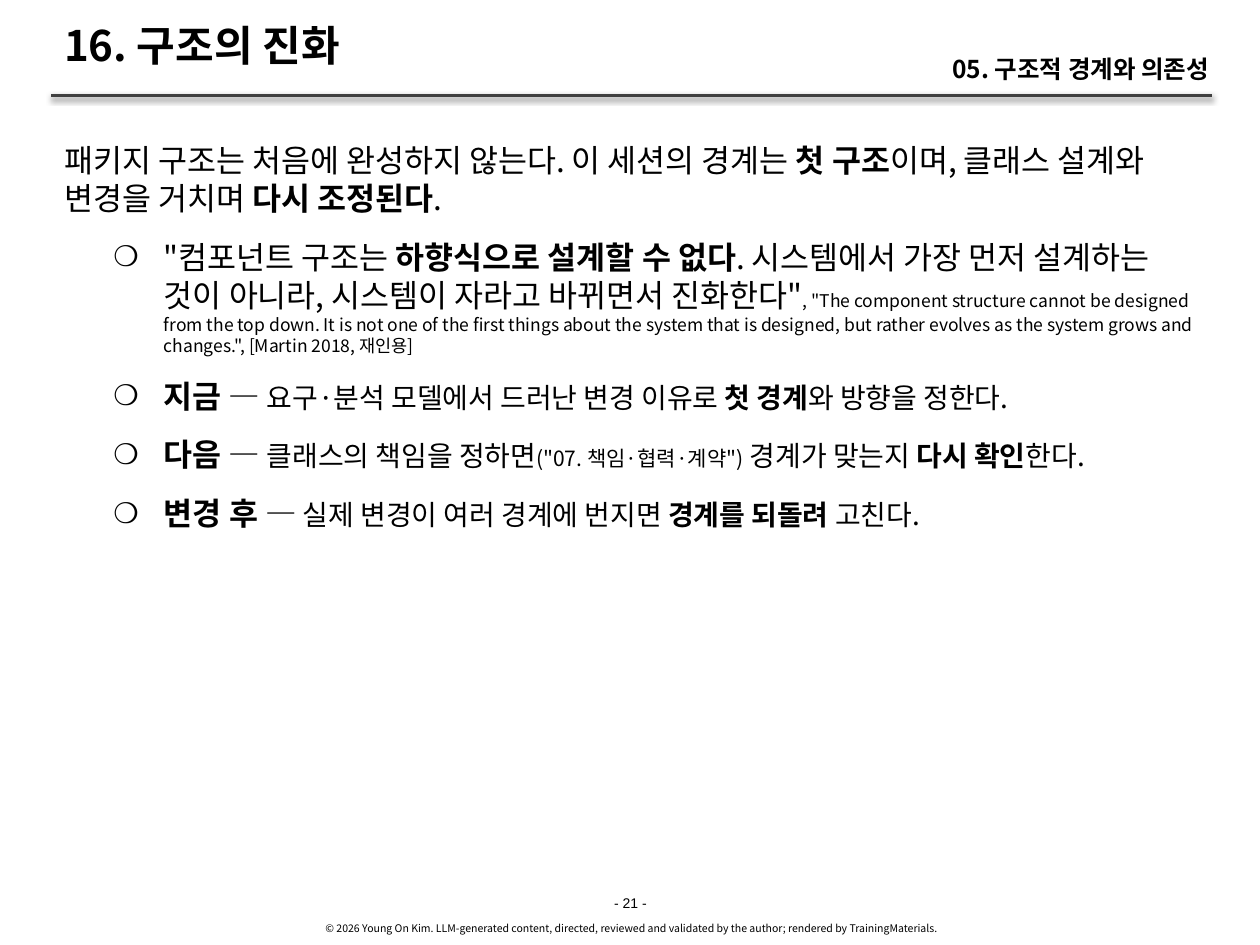
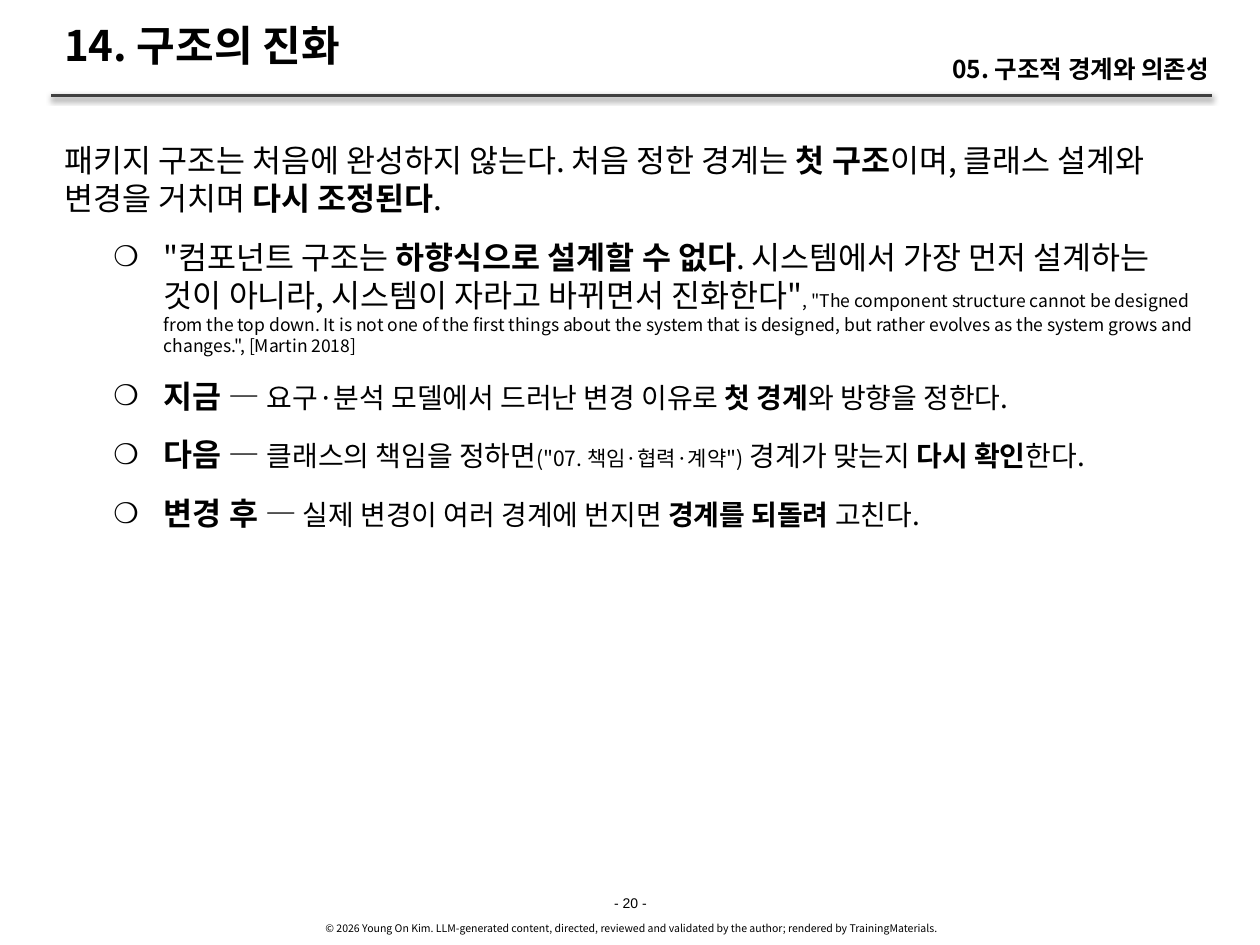
Before and after one commit to YoungSan77/TrainingMaterials, a slide deck: slide 20 of courses/ooad/sessions/s05.pptx (slide 21 before the commit). Drawn at 1260x945 pixels with LibreOffice and Linux fonts; fonts in the diff are those of the drawing. Boxes give left, top, right and bottom in pixels: in the first picture for what was removed or moved away, otherwise in the second. Text is boxed around its words. In the diff, an @@ line names an element or a change of style, - is before the commit and + after.

```diff
--- a/courses/ooad/sessions/s05.pptx
+++ b/courses/ooad/sessions/s05.pptx
@@ title at (x1=64, y1=25, x2=339, y2=65): text changed @@
-16. 구조의 진화
+14. 구조의 진화
@@ text at (x1=64, y1=145, x2=1192, y2=357): text changed @@
-패키지 구조는 처음에 완성하지 않는다. 이 세션의 경계는 첫 구조이며, 클래스 설계와 변경을 거치며 다시 조정된다.
-    ❍ "컴포넌트 구조는 하향식으로 설계할 수 없다. 시스템에서 가장 먼저 설계하는 것이 아니라, 시스템이 자라고 바뀌면서 진화한다", "The component structure cannot be designed from the top down. It is not one of the first things about the system that is designed, but rather evolves as the system grows and changes.", [Martin 2018, 재인용]
+패키지 구조는 처음에 완성하지 않는다. 처음 정한 경계는 첫 구조이며, 클래스 설계와 변경을 거치며 다시 조정된다.
+    ❍ "컴포넌트 구조는 하향식으로 설계할 수 없다. 시스템에서 가장 먼저 설계하는 것이 아니라, 시스템이 자라고 바뀌면서 진화한다", "The component structure cannot be designed from the top down. It is not one of the first things about the system that is designed, but rather evolves as the system grows and changes.", [Martin 2018]
@@ text at (x1=623, y1=898, x2=639, y2=908): text changed @@
-- 21 -
+- 20 -
```
Also in this commit, not shown: 33 other slides changed, 1 slide removed, 29 other files.
